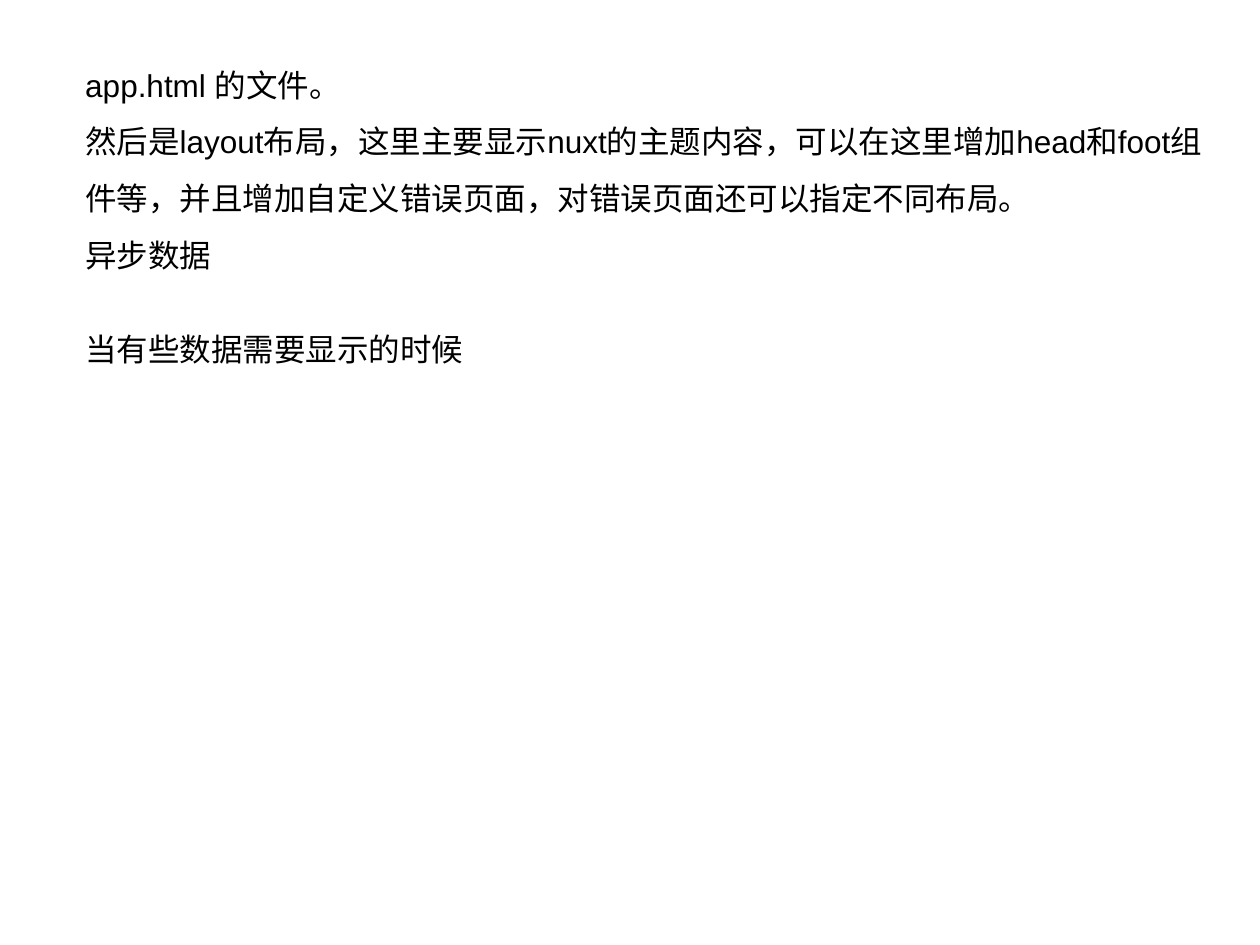
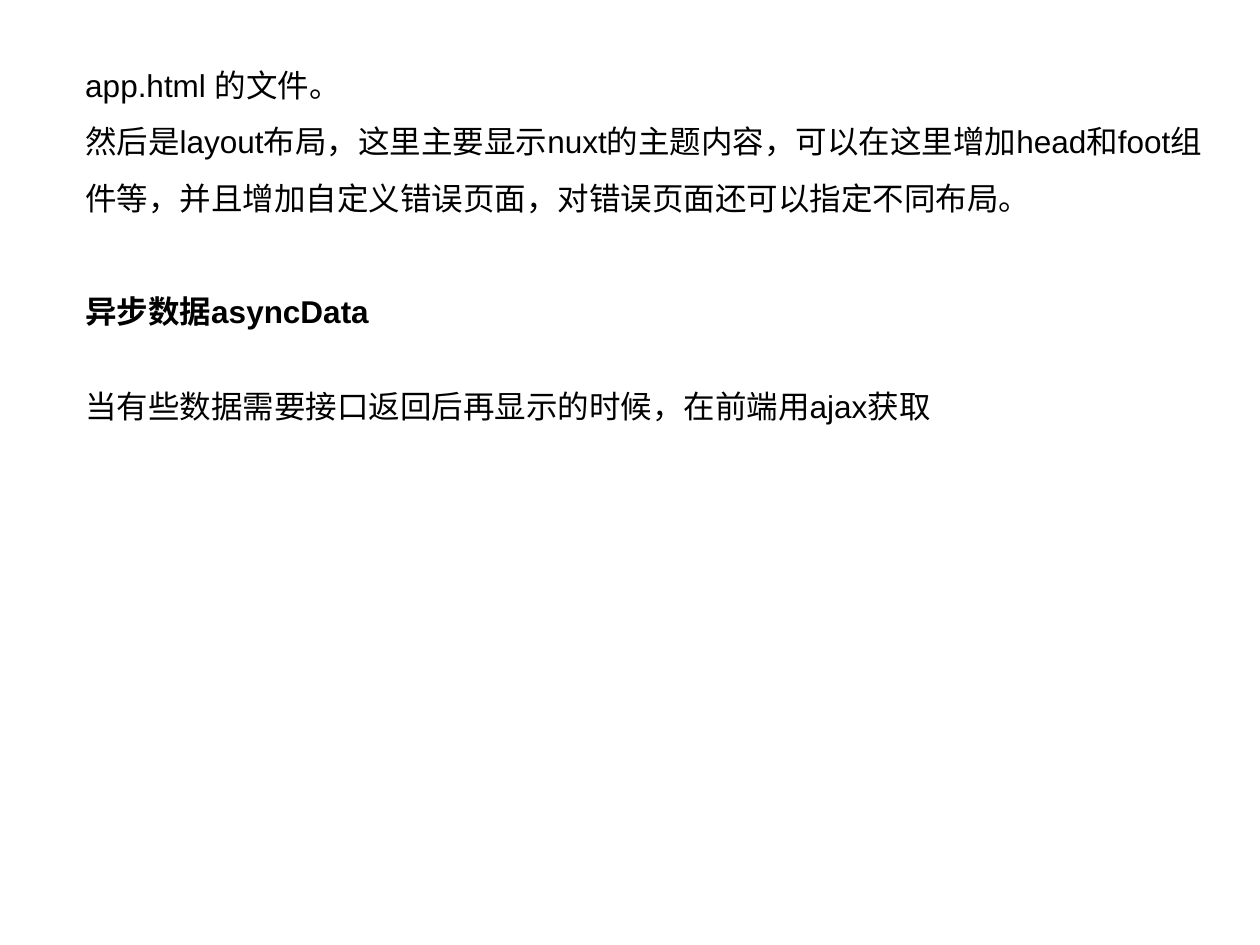
Before and after one commit to luoyang9621/vue-ssr-list, a slide deck: slide 15 of vue-ssr.ppt. Drawn at 1260x945 pixels with LibreOffice and Linux fonts; fonts in the diff are those of the drawing. Boxes give left, top, right and bottom in pixels: in the first picture for what was removed or moved away, otherwise in the second. Text is boxed around its words. In the diff, an @@ line names an element or a change of style, - is before the commit and + after.

```diff
--- a/vue-ssr.ppt
+++ b/vue-ssr.ppt
@@ text at [85,296,930,425]: text changed @@
-异步数据
-当有些数据需要显示的时候
+异步数据asyncData
+当有些数据需要接口返回后再显示的时候，在前端用ajax获取
```
Also in this commit, not shown: 3 other slides changed, 1 slide removed, 12 other files.
